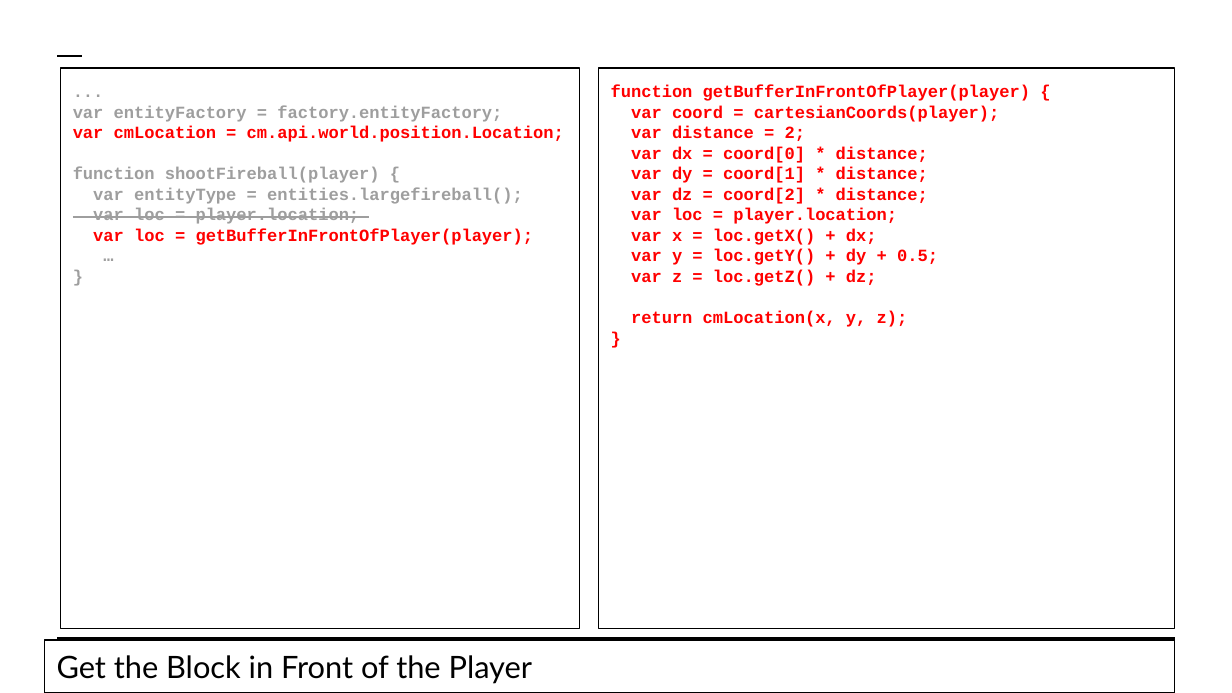
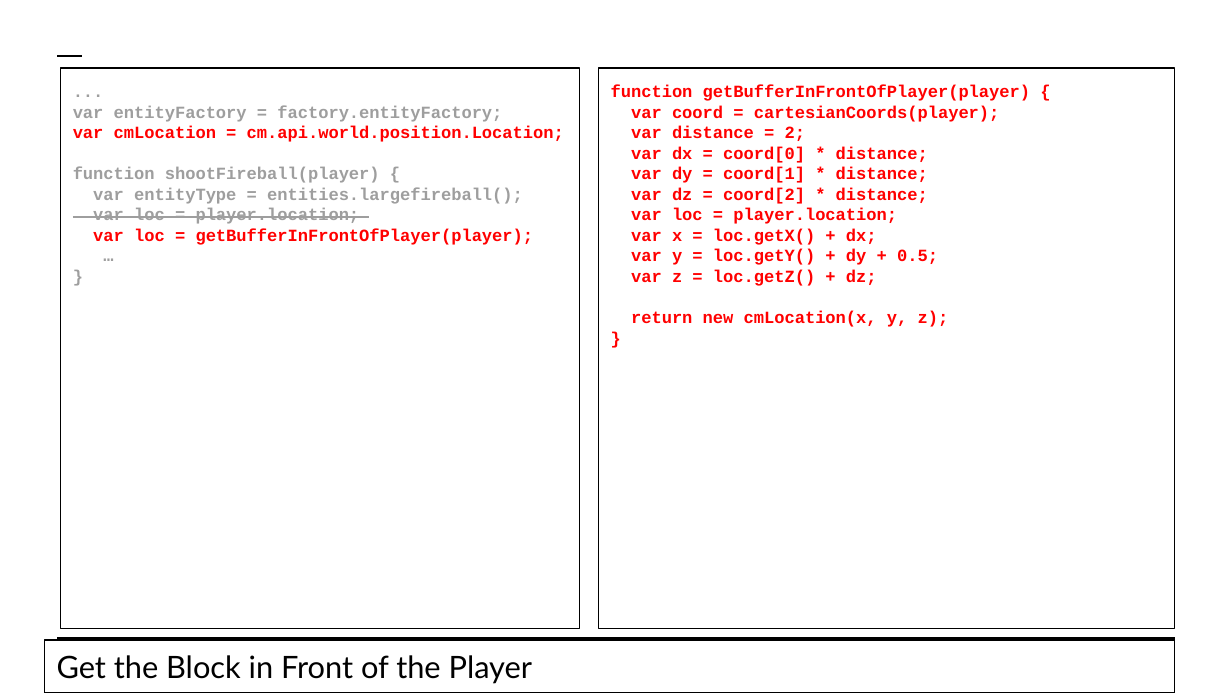
Before and after one commit to LetsCodeBlacksburg/ScriptCraft, a slide deck: slide 7 of slides/ScriptCraft- Day 02 (More Advanced Plugins).pptx. Drawn at 1232x693 pixels with LibreOffice and Linux fonts; fonts in the diff are those of the drawing; background and template pictures are left out. Boxes give left, top, right and bottom in pixels: in the first picture for what was removed or moved away, otherwise in the second. Text is boxed around its words. In the diff, an @@ line names an element or a change of style, - is before the commit and + after.

Commit message:
Fixed typo on dice slide that assumes it is already a module. Use new cmLocation(...) to avoid the "not a function" error

```diff
--- a/slides/ScriptCraft- Day 02 (More Advanced Plugins).pptx
+++ b/slides/ScriptCraft- Day 02 (More Advanced Plugins).pptx
@@ text at (631,310,949,327): text changed @@
-return cmLocation(x, y, z);
+return new cmLocation(x, y, z);
```
Also in this commit, not shown: 4 other files.
